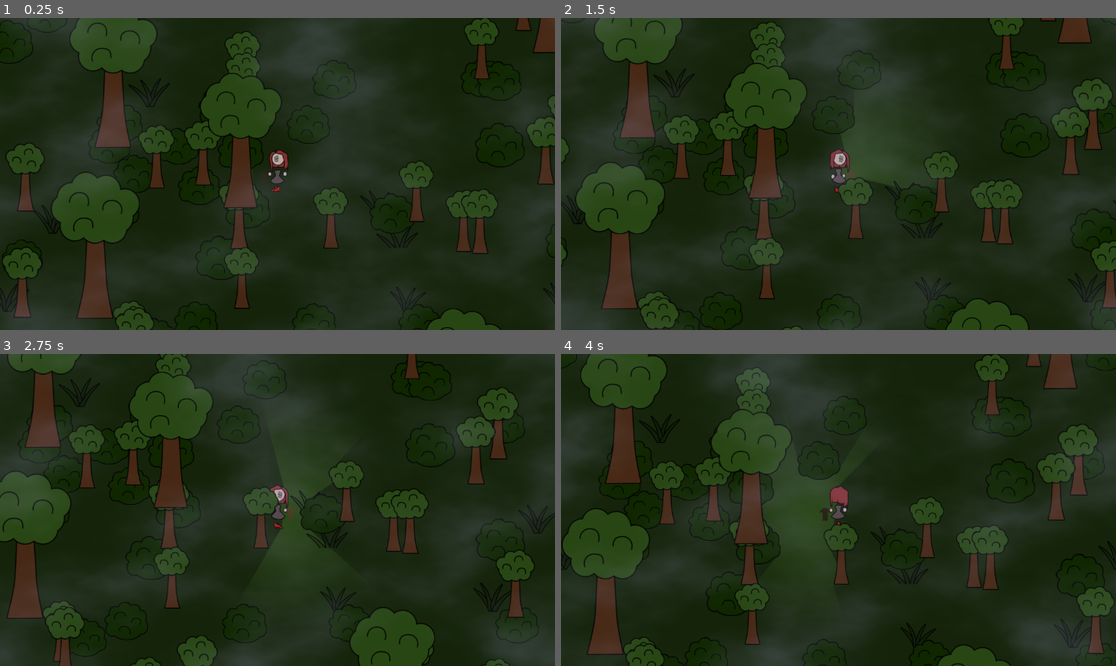
Above: before the commit, frames 1-4 (two rows, left to right).
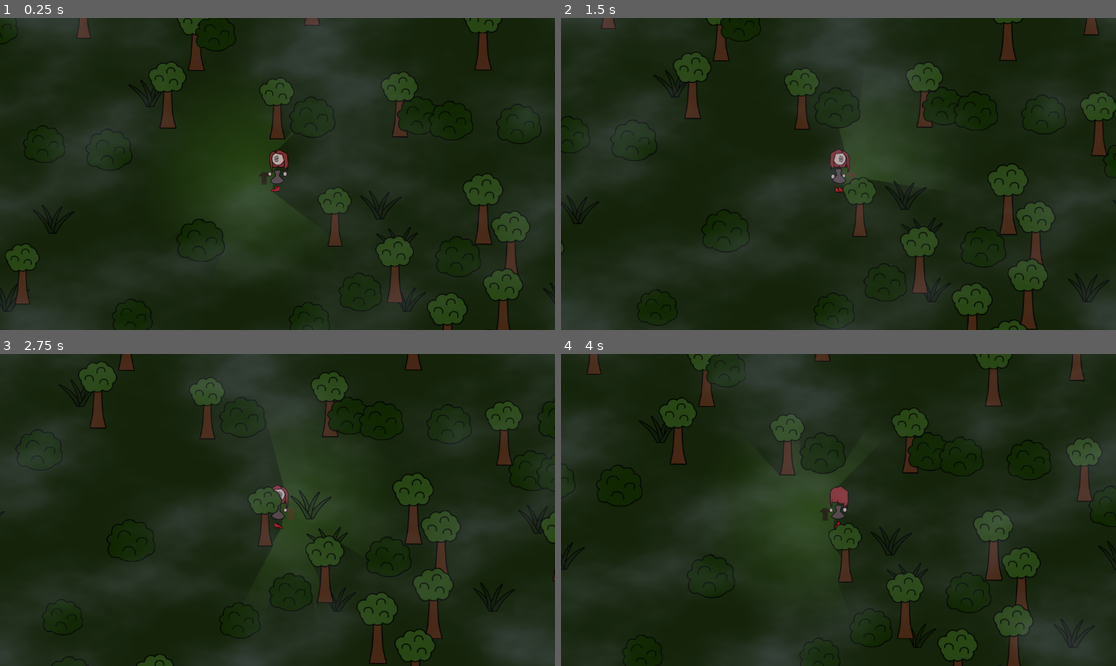
Above: after the commit, the same moments.

Repository: Jerrylikesgreen/-la-Santa-Compa-a
Game: Godot game, scene res://Scenes/forest.tscn
Same seed, same stepped clock (60 frames per second), same inputs: the game is played once before the commit and once after it. The project has no main scene, so this scene is started directly.
Inputs (mouse positions are in pixels of both pictures, inside the frame that each line leads up to):
- Up to frame 1 (0.25 s): no input
- Up to frame 2 (1.5 s): move the mouse to (960, 158) at 0.52 s; hold D (Right) 0.53-1.28 s; click (960, 158) at 0.6 s; move the mouse to (727, 189) at 1.27 s; hold S (Down) from 1.28 s (still down); click (727, 189) at 1.35 s
- Up to frame 3 (2.75 s): move the mouse to (333, 441) at 2.02 s; release S (Down) at 2.03 s; hold D (Right) from 2.03 s (still down); click (333, 441) at 2.1 s
- Up to frame 4 (4 s): move the mouse to (810, 572) at 2.77 s; release D (Right) at 2.78 s; hold W (Up) 2.78-3.53 s; click (810, 572) at 2.85 s; move the mouse to (1005, 556) at 3.52 s; hold A (Left) from 3.53 s (still down); click (1005, 556) at 3.6 s

The runs differ from the first frame. In frame 1, 21% of the frame differs, in the area x 0-100%, y 0-100%; in frame 2, 23%; in frame 3, 22%; in frame 4, 23%.

Commit message:
Adjust z-index and cell size for scene elements
Updated z_index values for bush and small tree sprites to improve rendering order. Increased cell_size in forest scene for better layout alignment.

Diff:
--- a/Scenes/bush.tscn
+++ b/Scenes/bush.tscn
@@ -113,7 +113,7 @@
 [node name="Bush" type="Node2D"]
 
 [node name="BushSprite" type="Polygon2D" parent="."]
-z_index = 2
+z_index = 11
 position = Vector2(-47.988106, -38.04282)
 texture = ExtResource("1_8cy4n")
 polygon = PackedVector2Array(80.663124, 1.8580399, 62, -1, 35.663124, -0.3419609, 29.163124, 5.2580376, 26.863125, 4.65 …(639 unchanged characters)…
--- a/Scenes/forest.tscn
+++ b/Scenes/forest.tscn
@@ -55,7 +55,7 @@
 bush_scene = ExtResource("1_uee5o")
 map_width = 60
 map_height = 60
-cell_size = 45
+cell_size = 60
 
 [node name="WorldLight" type="DirectionalLight2D" parent="."]
 color = Color(0.1254902, 0.1254902, 0.1254902, 1)
--- a/Scenes/tree_small.tscn
+++ b/Scenes/tree_small.tscn
@@ -116,14 +116,14 @@
 [node name="VisualRoot" type="Node2D" parent="."]
 
 [node name="TreeTrunkSmall" type="Polygon2D" parent="VisualRoot"]
-z_index = 3
+z_index = 9
 texture = ExtResource("1_5xa6y")
 polygon = PackedVector2Array(13, -41, -13, -41, -13, -39, -18, 17.900002, -18, 41, 18, 41, 18, 21.2, 13, -28.2)
 uv = PackedVector2Array(31, 0, 5, 0, 5, 2, 0, 58.9, 0, 82, 36, 82, 36, 62.2, 31, 12.8)
 polygons = [PackedInt32Array(0, 1, 2, 3, 4, 5, 6, 7)]
 
 [node name="TreeTopSmall" type="Polygon2D" parent="VisualRoot"]
-z_index = 10
+z_index = 11
 position = Vector2(-1, -69)
 texture = ExtResource("2_tmx6r")
 polygon = PackedVector2Array(-14.700001, -33, -34.2, -20, -36.6, -20, -40.5, -14.200001, -40.5, 9.099998, -31.5, 25.599998, -31.5, 27.900002, -25.5, 32.9, 26.5, 33, 31.199997, 29, 33, 29, 36.5, 16.3, 40.300003, 12, 40.5, -11.5, 31.5, -23.7, 31.5, -25.2, 26, -28, 23.400002, -28, 19.5, -32.7)
